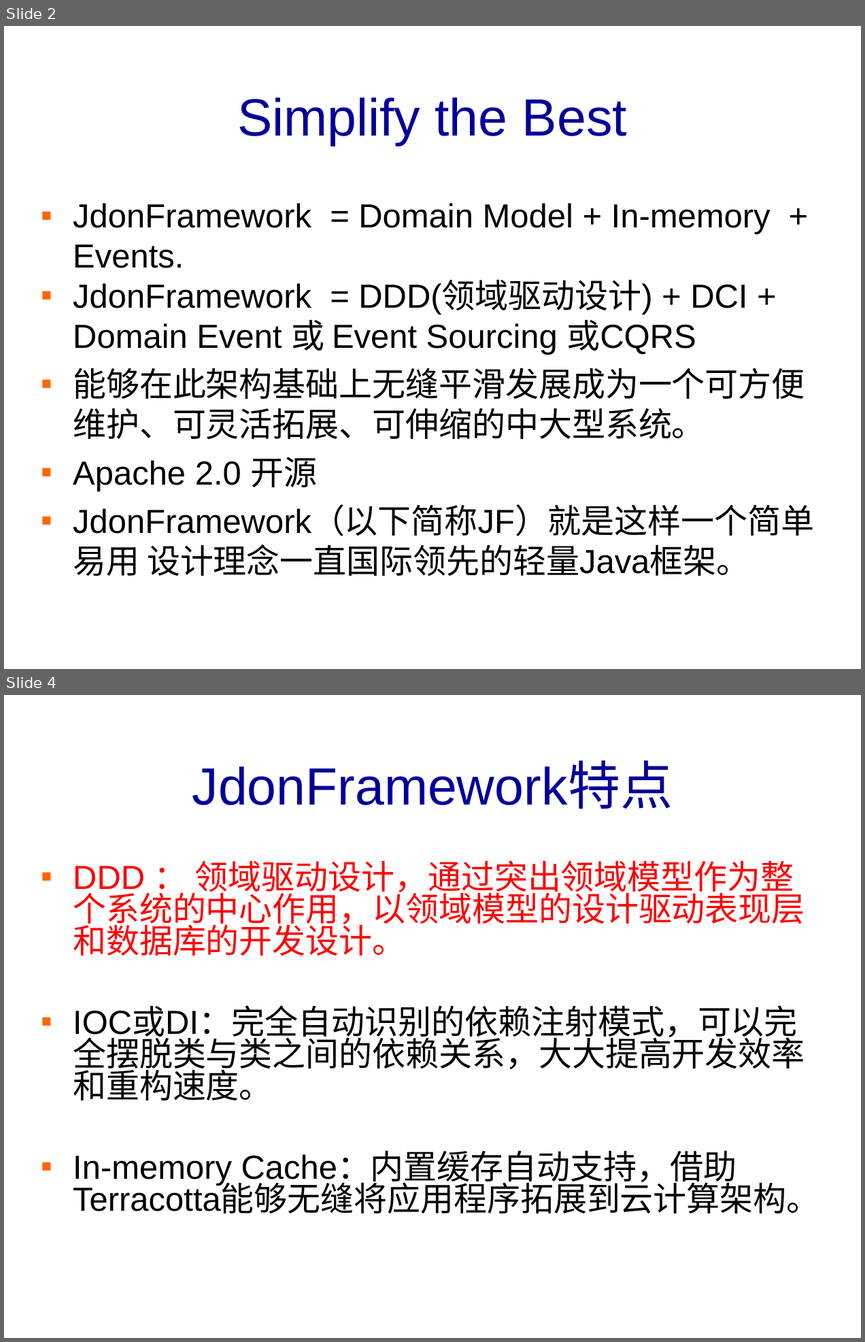
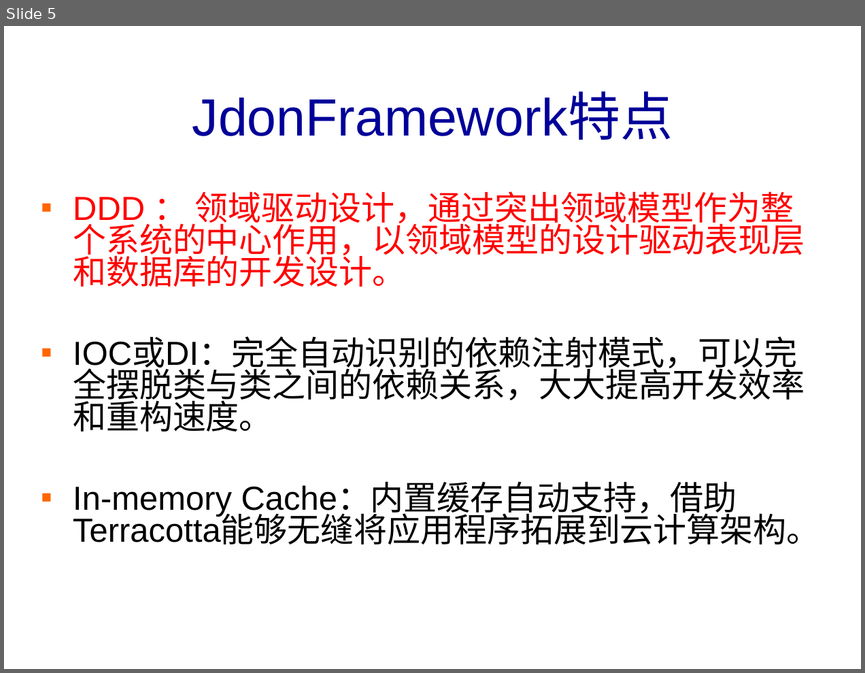
Before and after one commit to banq/jdonframework, a slide deck: doc/chinese/JdonFramework.ppt. Shown one above the other, each under a label of ours: slides 2 and 4 before the commit, slide 5 after it; the slides between them are not shown. The pictures are 865x1342 and 865x673 pixels, drawn with LibreOffice and Linux fonts; fonts in the diff are those of the drawing; background and template pictures are left out. Boxes give left, top, right and bottom in pixels: in the first picture for what was removed or moved away, otherwise in the second. Text is boxed around its words. In the diff, an @@ line names an element or a change of style, - is before the commit and + after.

```diff
--- a/doc/chinese/JdonFramework.ppt
+++ b/doc/chinese/JdonFramework.ppt
@@ slide 2 removed at (x1=4, y1=26, x2=861, y2=669), background picture (left out) @@
@@ title removed at (x1=237, y1=97, x2=627, y2=146) @@
-Simplify the Best
@@ text removed at (x1=73, y1=203, x2=814, y2=575) @@
-▪ JdonFramework = Domain Model + In-memory + Events.
-▪ JdonFramework = DDD(领域驱动设计) + DCI + Domain Event 或 Event Sourcing 或CQRS
-▪ 能够在此架构基础上无缝平滑发展成为一个可方便维护、可灵活拓展、可伸缩的中大型系统。
-▪ Apache 2.0 开源
-▪ JdonFramework（以下简称JF）就是这样一个简单易用 设计理念一直国际领先的轻量Java框架。
@@ what was slide 4 is now slide 5 @@
```
Also in this commit, not shown: 5 slides changed, 7 slides added, 1 other slide removed, 1 other file.
